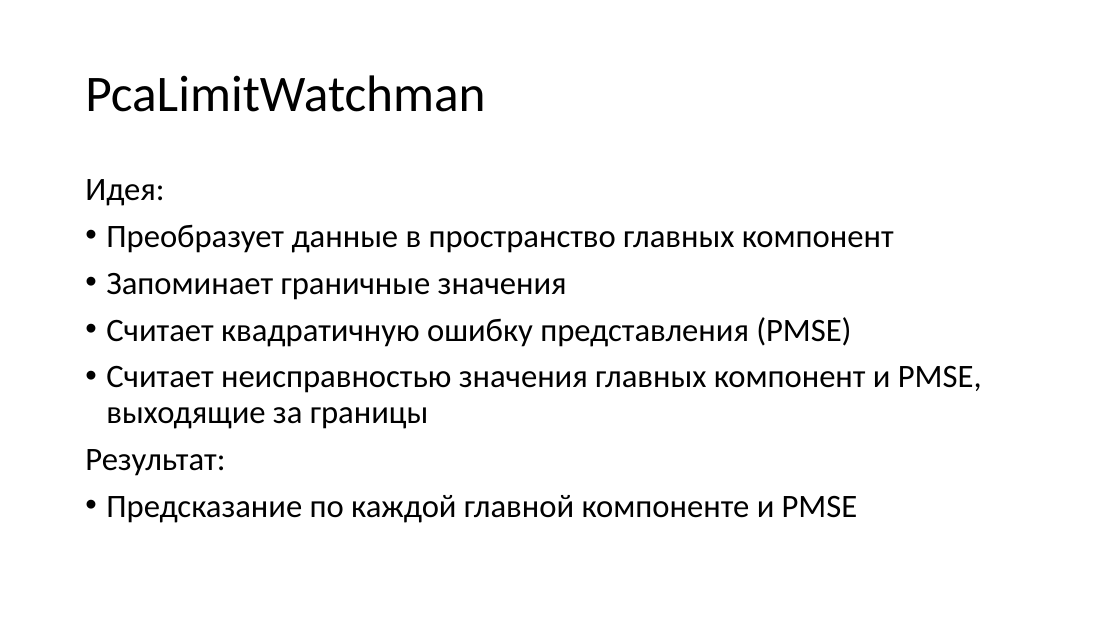
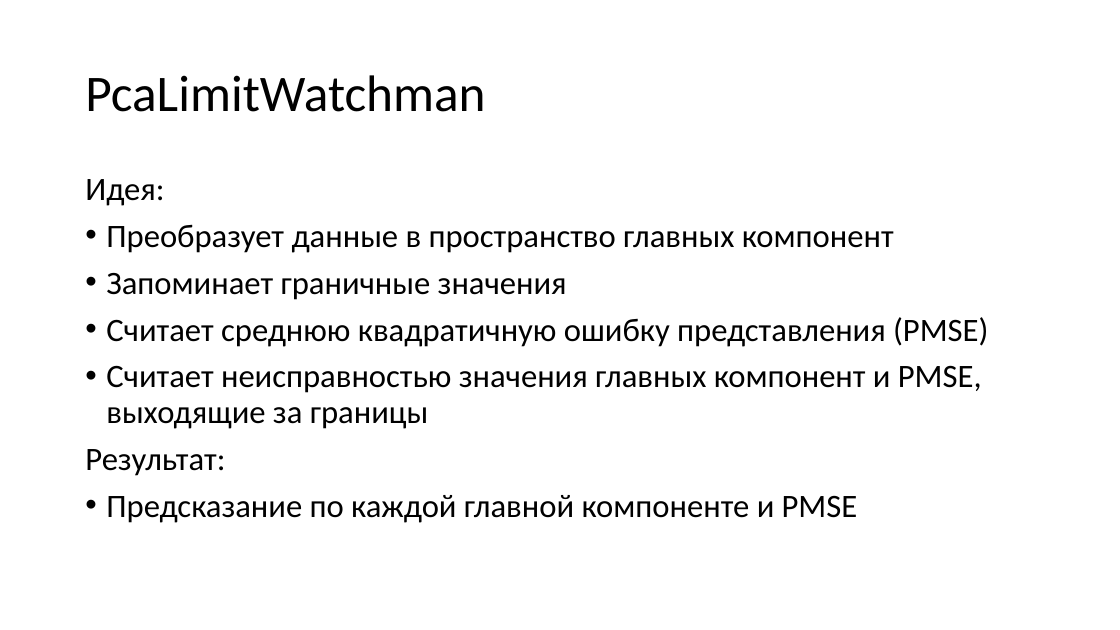
Before and after one commit to sau114/skillfactory_rds, a slide deck: slide 17 of module_final/story.pptx. Drawn at 1120x630 pixels with LibreOffice and Linux fonts; fonts in the diff are those of the drawing. Boxes give left, top, right and bottom in pixels: in the first picture for what was removed or moved away, otherwise in the second. Text is boxed around its words. In the diff, an @@ line names an element or a change of style, - is before the commit and + after.

```diff
--- a/module_final/story.pptx
+++ b/module_final/story.pptx
@@ text at bbox=[106, 317, 988, 347]: text changed @@
-• Считает квадратичную ошибку представления (PMSE)
+• Считает среднюю квадратичную ошибку представления (PMSE)
```
Also in this commit, not shown: 5 other slides changed, 1 other file.
